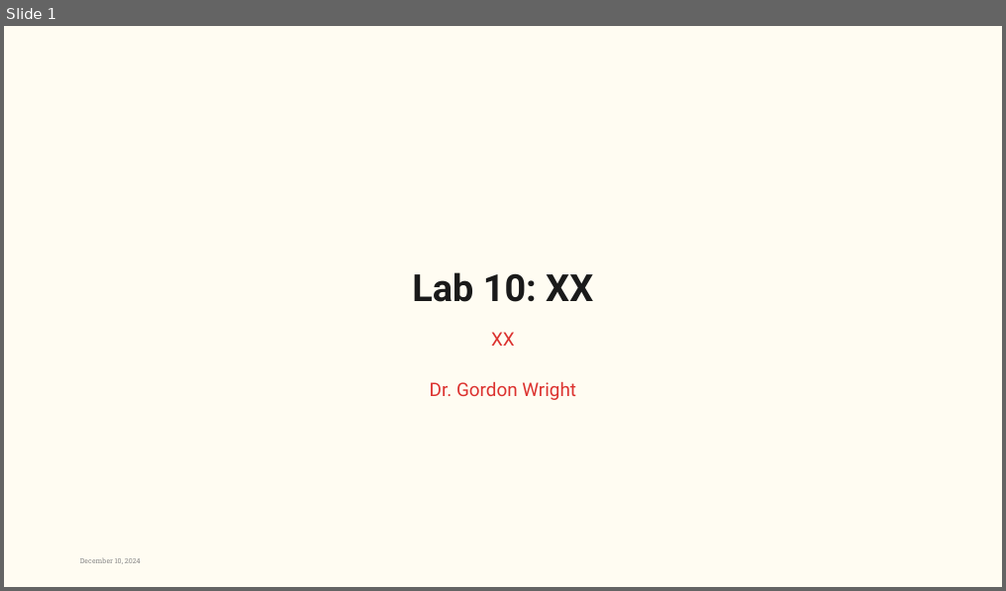
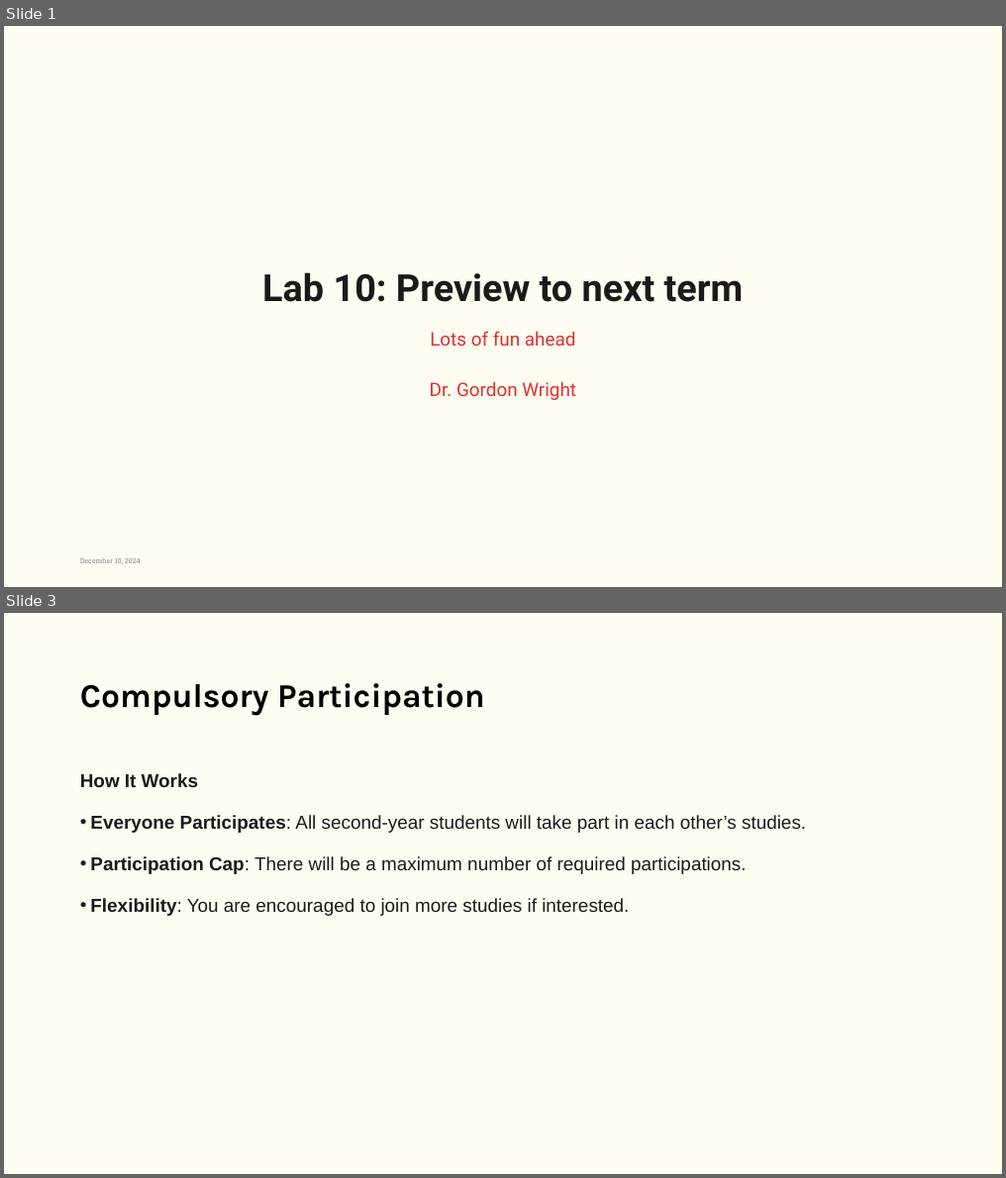
Before and after one commit to LittleMonkeyLab/PS52007Dslides, a slide deck: week10/lab.pptx. Shown one above the other, each under a label of ours: slide 1 before the commit, slides 1 and 3 after it; the slides between them are not shown. The pictures are 1006x591 and 1006x1178 pixels, drawn with LibreOffice and Linux fonts; fonts in the diff are those of the drawing; background and template pictures are left out. Boxes give left, top, right and bottom in pixels: in the first picture for what was removed or moved away, otherwise in the second. Text is boxed around its words. In the diff, an @@ line names an element or a change of style, - is before the commit and + after.

```diff
--- a/week10/lab.pptx
+++ b/week10/lab.pptx
@@ slide 3 added at (4, 613, 1002, 1174), background #FFFCF2 @@
@@ title added at (80, 683, 485, 716), 32 pt, text #000000, bold @@
+Compulsory Participation
@@ text added at (80, 773, 806, 916), 18 pt, text #1A1A1A @@
+How It Works
+• Everyone Participates: All second-year students will take part in each other’s studies.
+• Participation Cap: There will be a maximum number of required participations.
+• Flexibility: You are encouraged to join more studies if interested.
@@ slide 1 changed as well @@
@@ title at (262, 273, 744, 302): text changed @@
-Lab 10: XX
+Lab 10: Preview to next term
@@ subtitle at (430, 331, 576, 400): text changed @@
-XX
-Dr. Gordon Wright
+Lots of fun ahead
+Dr. Gordon Wright
```
Also in this commit, not shown: 3 other slides added, 2 slides removed, 45 other files.
